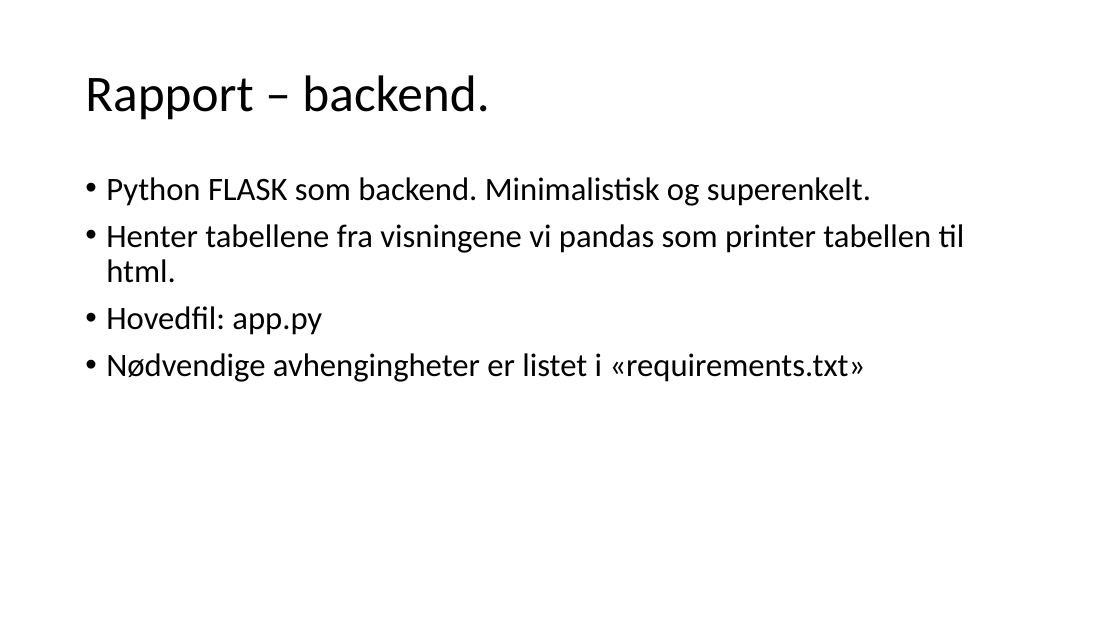
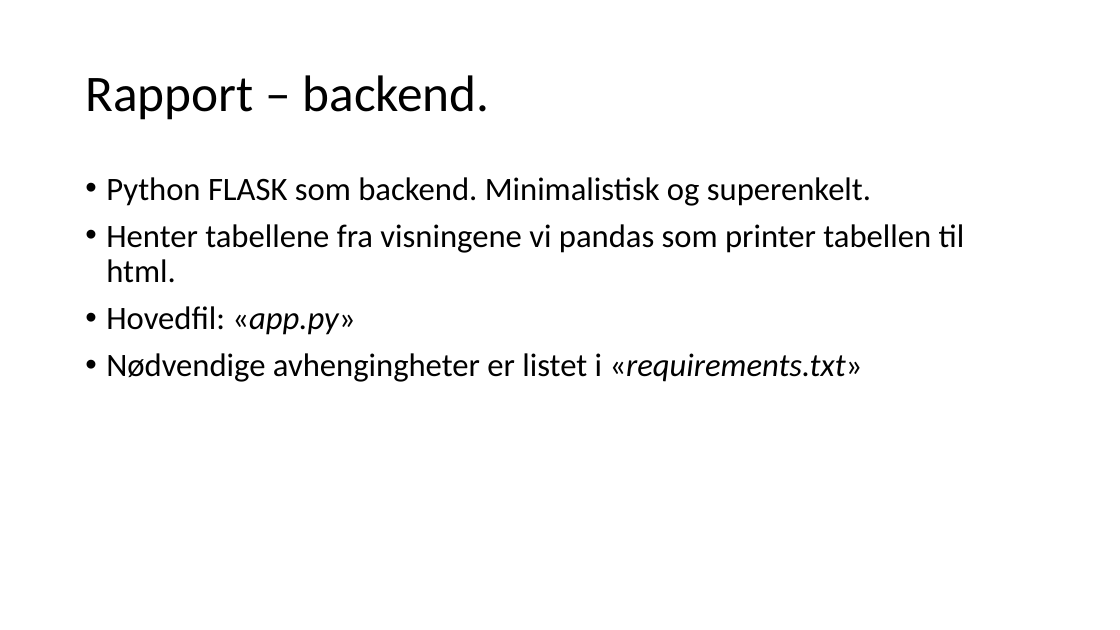
Before and after one commit to espenhoh/medlemsregister, a slide deck: slide 6 of Presentasjon løsning.pptx. Drawn at 1120x630 pixels with LibreOffice and Linux fonts; fonts in the diff are those of the drawing. Boxes give left, top, right and bottom in pixels: in the first picture for what was removed or moved away, otherwise in the second. Text is boxed around its words. In the diff, an @@ line names an element or a change of style, - is before the commit and + after.

```diff
--- a/Presentasjon løsning.pptx
+++ b/Presentasjon løsning.pptx
@@ text at <box>106,306,355,335</box>: text changed @@
-• Hovedfil: app.py
+• Hovedfil: «app.py»
@@ text at <box>106,353,863,382</box>: italic on in "«requirements.txt»" @@
```
Also in this commit, not shown: 1 other slide changed.
